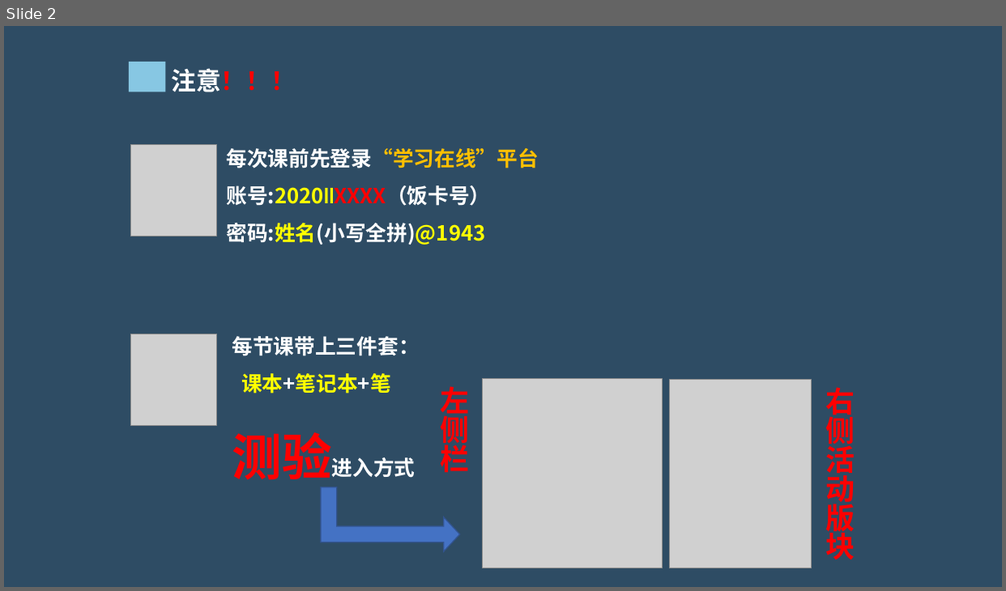
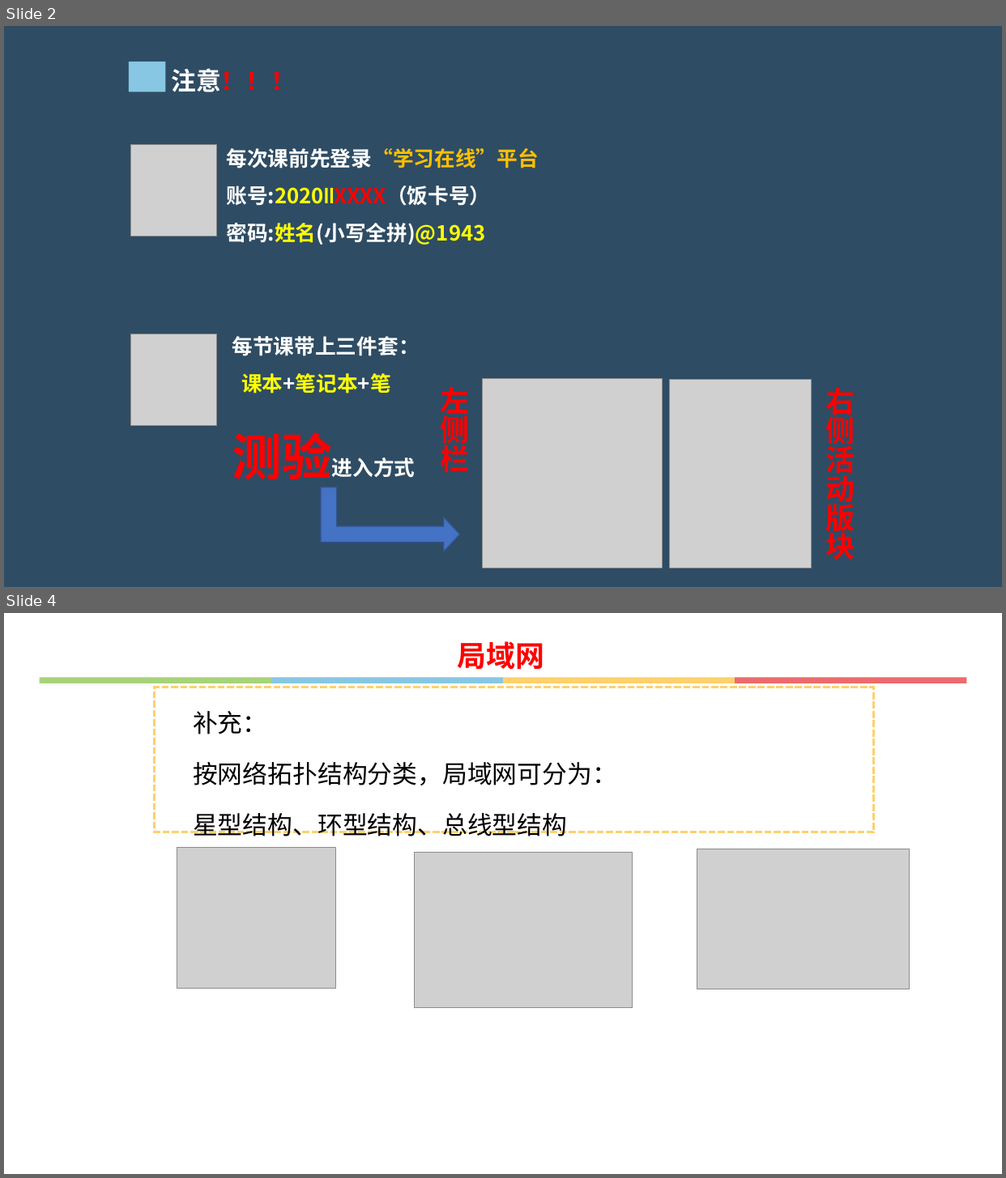
Before and after one commit to hongm32/2020design, a slide deck: 【第29课】无线局域网的组建/【第29课】无线局域网的组建.pptx. Shown one above the other, each under a label of ours: slide 2 before the commit, slides 2 and 4 after it; the slides between them are not shown. The pictures are 1006x591 and 1006x1178 pixels, drawn with LibreOffice and Linux fonts; fonts in the diff are those of the drawing; grey boxes stand for pictures. Boxes give left, top, right and bottom in pixels: in the first picture for what was removed or moved away, otherwise in the second. Text is boxed around its words. In the diff, an @@ line names an element or a change of style, - is before the commit and + after.

```diff
--- a/【第29课】无线局域网的组建/【第29课】无线局域网的组建.pptx
+++ b/【第29课】无线局域网的组建/【第29课】无线局域网的组建.pptx
@@ slide 4 added at (4,613,1002,1174), background #FFFFFF @@
@@ text added at (457,641,544,670), 28 pt, text #FF0000, bold @@
+局域网
@@ group added at (39,677,967,683): 4 rectangles @@
@@ rectangle added at (155,687,873,833), outline #FED16C 2.25 pt dashed, 24 pt, text #000000 @@
+补充：
+按网络拓扑结构分类，局域网可分为：
+星型结构、环型结构、总线型结构
@@ picture added at (177,848,335,989) @@
@@ picture added at (415,853,633,1008) @@
@@ picture added at (697,849,909,989) @@
```
Also in this commit, not shown: 3 slides changed, 16 other slides added, 15 slides removed, 10 other files.
